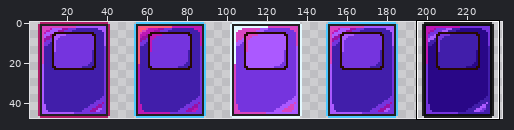
Sprite sheet -- Assets/Rogium Legend/Sprites/UI/Packs/Card/spr_Asset_Card_Purple.png. The picture above shows the old version from afar; the outline marks the close-up.
Close-up. Earlier state:
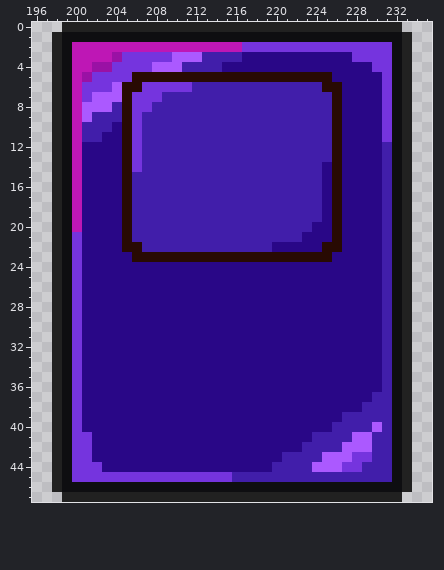
The file is 240x48 pixels. Shown: x 196..235, y 0..47. The wide view leaves out empty margins. The commit also changed other parts of the picture, which this record leaves out.
Once edited:
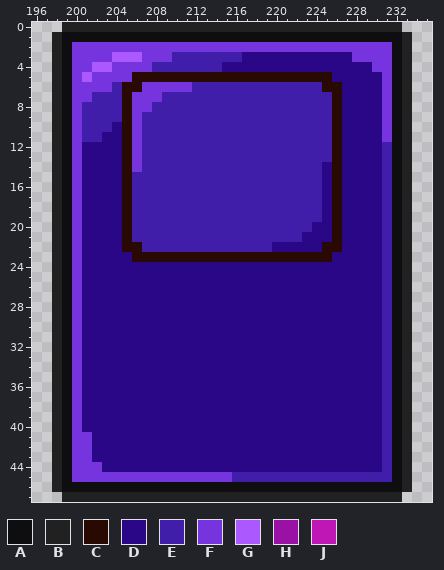
Palette (. is transparent): A #0e0e11  B #212121  C #280a03  D #290787  E #411eaa  F #7534de  G #ab59ff  H #9a11a5  J #be17b5
The exact change:
Changed rows in their new state; - is an unchanged pixel.
first column x 200:
 2 FFFFFFFFFFFFFFFFF
 3 FFFFGGG---EEE----
 4 FFGG----EEE------
 5 FG---------------
 6 F---E------------
 7 F-EEE------------
 8 FEEE-------------
 9 FE---------------
10 F----------------
11 F----------------
12 F----------------
13 F----------------
14 F----------------
15 F----------------
16 F----------------
17 F----------------
18 F----------------
19 F----------------
20 F----------------
first column x 220:
37 ----------D
38 ---------DD
39 -------DDDD
40 ------DDDDD
41 ----DDDDDDD
42 ---DDDDDDDD
43 -DDDDDDDDDD
44 DDDDDDDDDDD
Boxes around the changes in both close-ups, in picture pixels (x1, y1, x2, y2):
changed: (72, 42, 242, 232)
changed: (272, 392, 382, 472)
